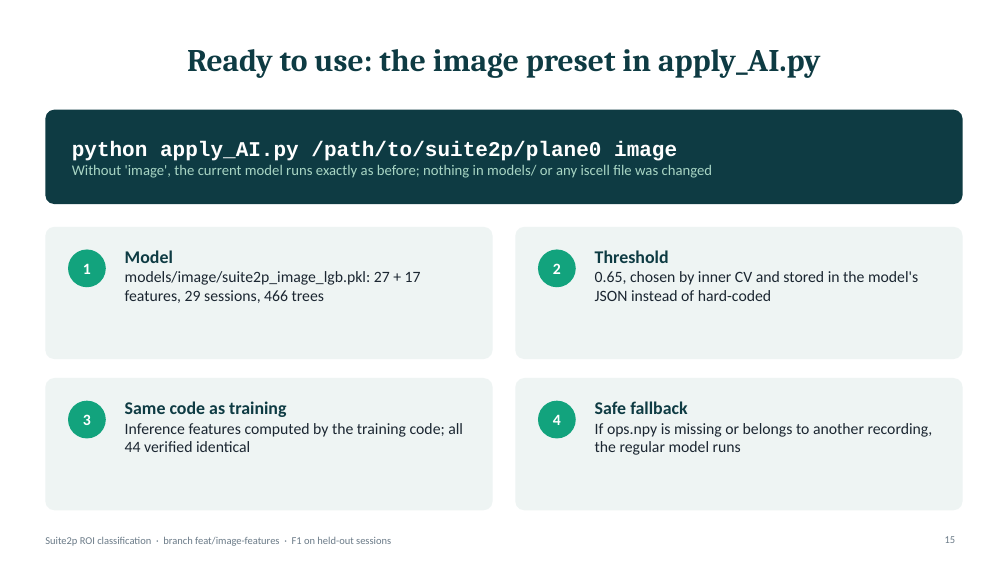
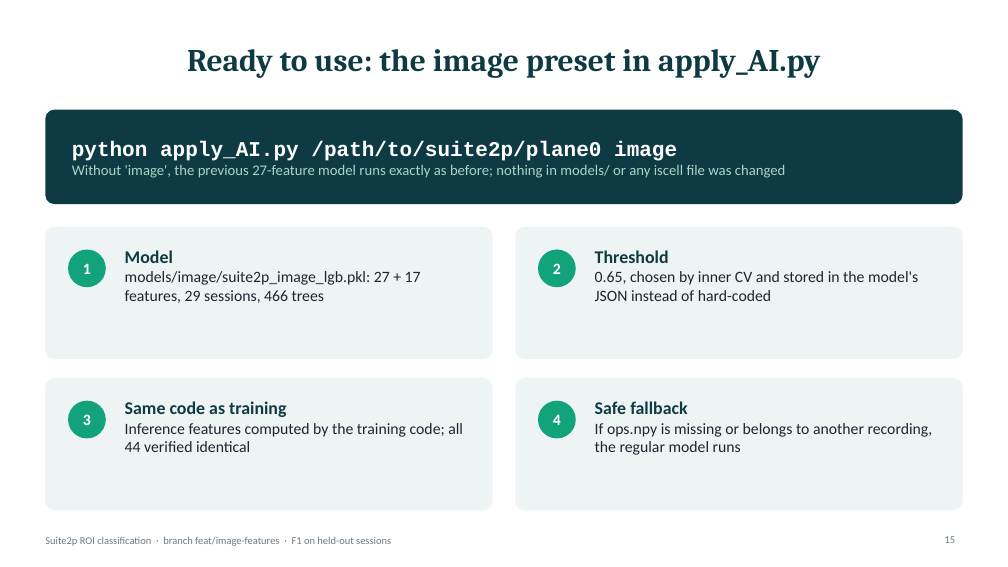
Before and after one commit to AddadyTom/suite2p-classification, a slide deck: slide 15 of results/suite2p_roi_classification_summary.pptx. Drawn at 1008x567 pixels with LibreOffice and Linux fonts; fonts in the diff are those of the drawing. Boxes give left, top, right and bottom in pixels: in the first picture for what was removed or moved away, otherwise in the second. Text is boxed around its words. In the diff, an @@ line names an element or a change of style, - is before the commit and + after.

```diff
--- a/results/suite2p_roi_classification_summary.pptx
+++ b/results/suite2p_roi_classification_summary.pptx
@@ text at (72,165,786,178): text changed @@
-Without 'image', the current model runs exactly as before; nothing in models/ or any iscell file was changed
+Without 'image', the previous 27-feature model runs exactly as before; nothing in models/ or any iscell file was changed
```
Also in this commit, not shown: 2 other slides changed, 1 other file.
